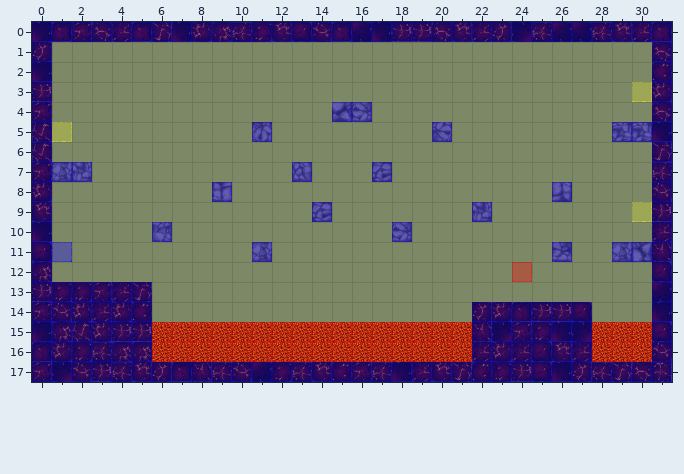
Tiled map -- Spellington/src/res/map/mapDungeon13.tmx. The picture above was drawn from the file before the commit.
Cells are 50x50 px. Shown: x 0..31, y 0..17.
The result:
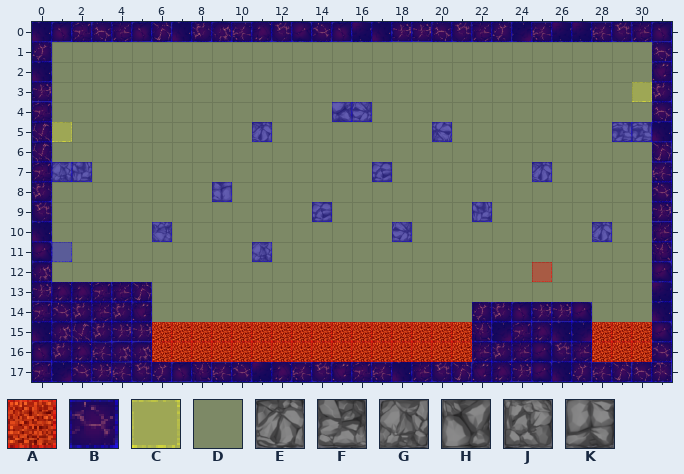
Key: from "collisionTile": A 0, B 3, C 4, D 11; from "dungeonTile.png": E 9, F 24, G 27, H 32, J 42, K 60.
_ is an empty cell.
See-through tiles are keyed as they look on the map.
The exact change:
Layer "terrain":
y 7: x 13 J -> _; x 25 _ -> E
y 8: x 26 K -> _
y 10: x 28 _ -> E
y 11: x 26 F -> _; x 29..30 GH -> __
Layer "collision":
y 7: x 13 B -> D; x 25 D -> B
y 8: x 26 B -> D
y 10: x 28 D -> B
y 11: x 26 B -> D; x 29..30 BB -> DD
Layer "event":
y 9: x 30 C -> _
y 12: x 24..25 A_ -> _A
Changed places in both pictures, as pixel boxes (x1, y1, x2, y2):
changed: (292, 162, 312, 182)
changed: (532, 162, 572, 202)
removed: (632, 202, 652, 222)
changed: (592, 222, 652, 262)
changed: (512, 242, 572, 282)
